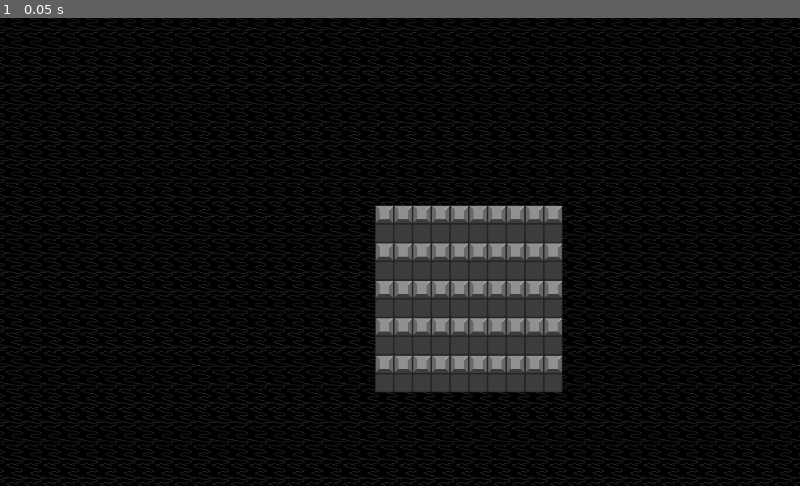
Above: before the commit, frame 1.
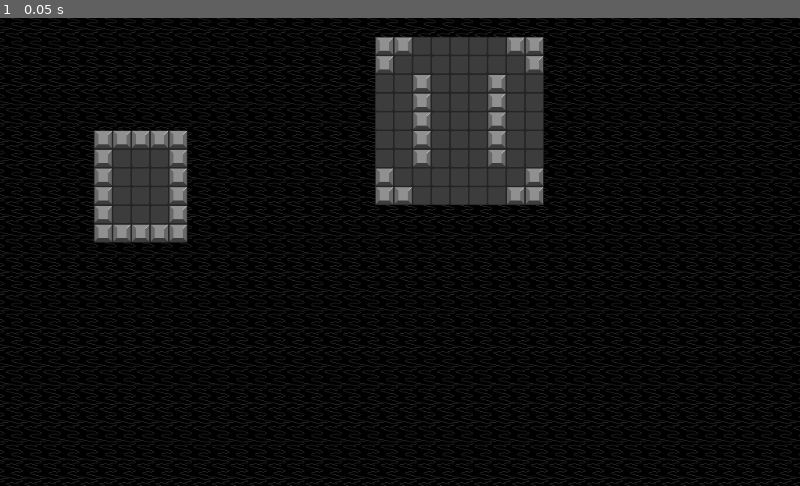
Above: after the commit, the same moment.

Repository: nuzcraft/mini_haquelike
Game: Godot game, scene res://Main.tscn
Two runs of this game, one before a commit and one after it. Both use one fixed random seed, a clock stepped at 60 frames per second and the inputs below.
Inputs:
- Up to frame 1 (0.05 s): no input

The runs differ from the first frame. In frame 1, 19% of the frame differs, in the area x 11-71%, y 4-80%.

Commit message:
import room layout data from a .png and use it to make rooms!

Diff:
--- a/main.gd
+++ b/main.gd
@@ -1,11 +1,17 @@
 extends Node2D
 
 onready var tilemap := $WorldTileMap
+onready var rooms_layouts_data = preload("res://resources/room_layouts.png").get_data()
+
+const ROOM_SIZE = 9
+
+var rng = RandomNumberGenerator.new()
 
 func _ready():
-
+	rng.randomize()
 	# create a simple 2d array to hold our initial map of tiles
 	var tiles = generate_world()
+	tiles = generate_rooms(tiles)
 	set_tilemap_cells(tiles)
 
 func generate_world():
@@ -14,17 +20,9 @@
 	for i in 45:
 		tiles.append([])
 		for j in 25:
-			tiles[i].append(Tile.new(i, j))
-
-	# replace the tiles we want with new ones
-	var start_x = 20
-	var start_y = 10
-	for i in range(start_x, 10 + start_x):
-		for j in range(start_y, 10 + start_y):
-			if j%2 == 0:
-				tiles[i][j] = WallTile.new(i, j)
-			else:
-				tiles[i][j] = FloorTile.new(i, j)
+			tiles[i].append(null)
+	tiles = create_rect_in_2d_array(tiles, 0, 0, 45, 25, Tile)
+	tiles = create_room_in_2d_array(tiles, 5, 6, 5, 6)
 	return tiles
 
 func set_tilemap_cells(tiles) -> void:
@@ -33,3 +31,37 @@
 		for tile in tile_row:
 			var tile_type_int = tilemap.tile_type[tile.tile_type]
 			tilemap.set_cell(tile.x, tile.y, tile_type_int)
+
+func create_rect_in_2d_array(array, start_x, start_y, width, height, tile):
+	for i in range(start_x, start_x + width):
+		for j in range(start_y, start_y + height):
+			array[i][j] = tile.new(i, j)
+	return array
+
+func create_room_in_2d_array(array, start_x, start_y, width, height):
+	array = create_rect_in_2d_array(array, start_x, start_y, width, height, WallTile)
+	array = create_rect_in_2d_array(array, start_x + 1, start_y + 1, width - 2, height - 2, FloorTile)
+	return array
+
+func generate_rooms(tiles):
+	# get possible rooms based on room layout data
+	var image_size = rooms_layouts_data.get_size()
+	var num_rooms_x = image_size.x / ROOM_SIZE
+	var num_rooms_y = image_size.y / ROOM_SIZE
+	# choose a random room based on number of available rooms
+	var chosen_x = rng.randi_range(0, num_rooms_x - 1)
+	var chosen_y = rng.randi_range(0, num_rooms_y - 1)
+	# use the chosen values to get the starting position of the room in the image
+	var start_x = chosen_x * ROOM_SIZE
+	var start_y = chosen_y * ROOM_SIZE
+	# loop through each pixel of the room
+	for x in range(ROOM_SIZE):
+		for y in range(ROOM_SIZE):
+			rooms_layouts_data.lock()
+			var pixel = rooms_layouts_data.get_pixel(start_x + x, start_y + y)
+			# if the pixel is back, set the tile to a WallTile
+			if pixel == Color.black:
+				tiles[20 + x][1 + y] = WallTile.new(20 + x, 1 + y)
+			if pixel == Color.white:
+				tiles[20 + x][1 + y] = FloorTile.new(20 + x, 1 + y)
+	return tiles
Binary file added: resources/room_layouts.png
